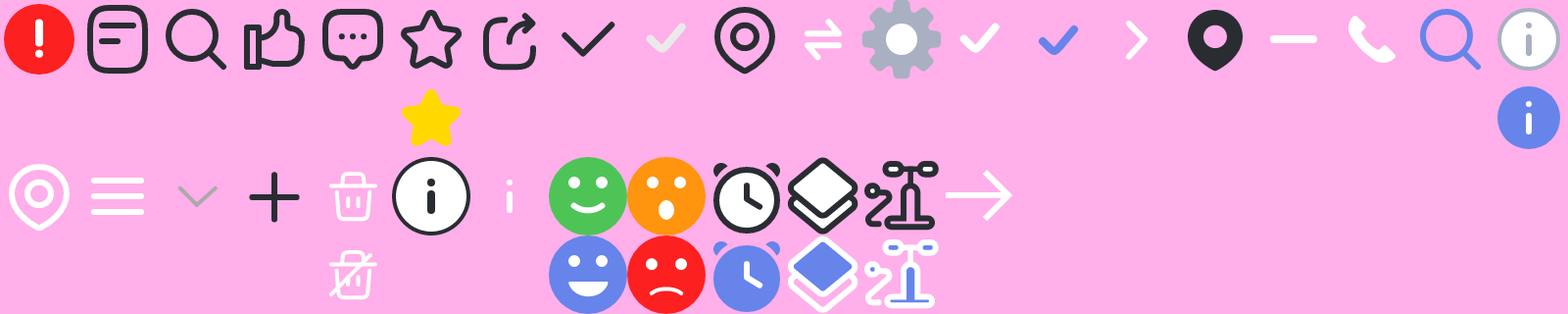
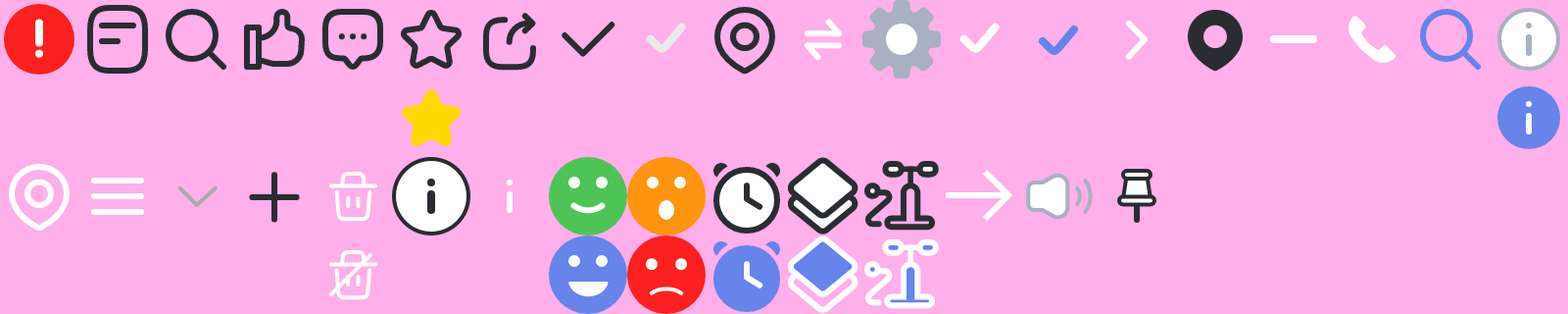
Two versions of the same layered image (1568 x 314). Layer-by-layer changes:
added layer "Layer 82" in group "두번째 줄" over (1117, 168, 1157, 223)
added layer "Layer 80" in group "두번째 줄" over (1026, 172, 1093, 220)
